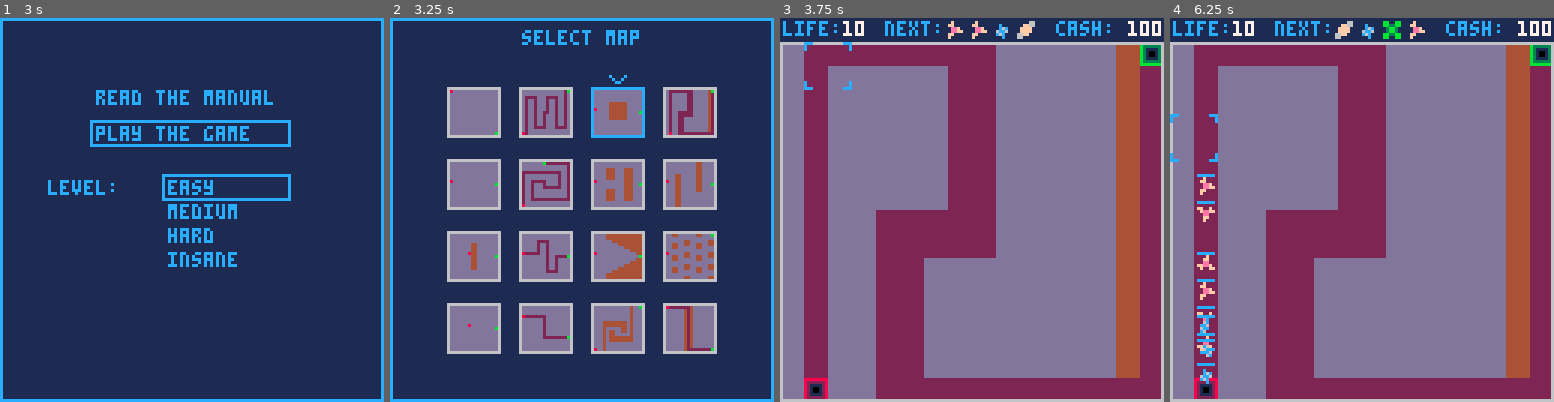
Above: before the commit, frames 1-4 (left to right).
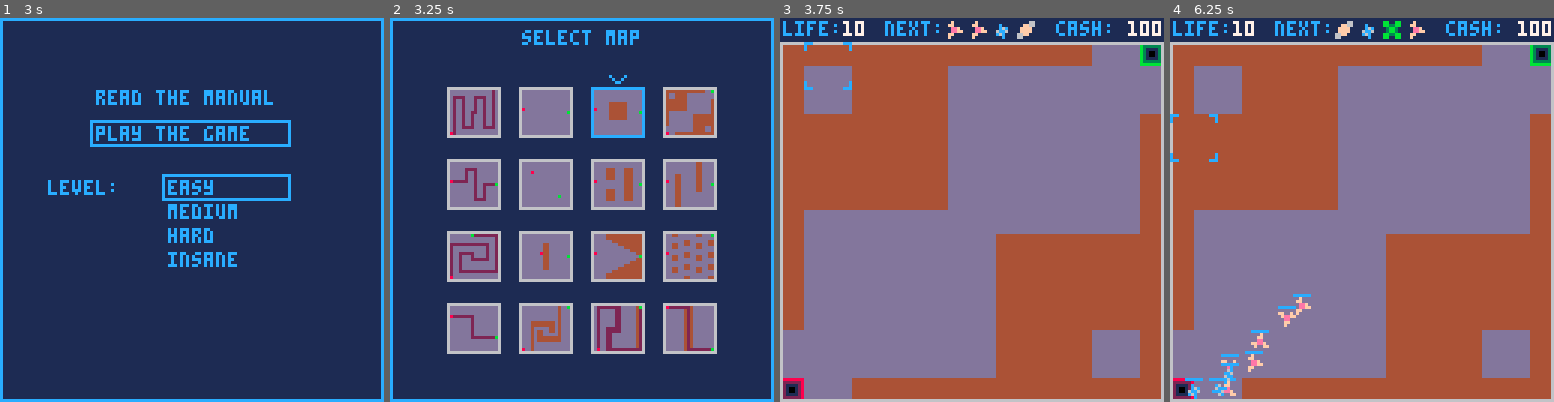
Above: after the commit, the same moments.

Repository: langchr86/pico-bubble-towers
Game: PICO-8 cartridge bubble-towers.p8
Two runs of this game, one before a commit and one after it. Both use one fixed random seed, a clock stepped at 60 frames per second and the inputs below.
Inputs:
- Up to frame 1 (3 s): tap O (Z key) at 0.33, 0.7, 1.43, 2.22 s; tap X (X key) at 1.07, 2.07, 2.4, 2.73 s; hold Left 1.97-2.37 s; hold Down 2.42-2.82 s; hold Right from 2.87 s (still down)
- Up to frame 2 (3.25 s): keep holding Right; tap X (X key) at 3.07 s; tap O (Z key) at 3.1 s
- Up to frame 3 (3.75 s): tap X (X key) at 3.4, 3.73 s; release Right at 3.53 s; hold Up from 3.58 s (still down)
- Up to frame 4 (6.25 s): tap O (Z key) at 3.98, 4.87, 5.75 s; tap X (X key) every 0.33 s from 4.07 to 6.07 s; release Up at 4.08 s; hold Right 4.13-4.53 s; hold Down 4.58-5.08 s; hold Left 5.13-5.8 s; hold Up 5.85-6.18 s; hold Left from 6.23 s (still down)

Frame 1 is identical in both runs. In frame 2, 4.9% of the frame differs, in the area x 15-85%, y 18-87%; in frame 3, 61%; in frame 4, 61%, in the area x 0-100%, y 7-100%.

Commit message:
reorganize levels to start with a "path" level and optimize some others

Diff:
--- a/bubble-towers.p8
+++ b/bubble-towers.p8
@@ -300,84 +300,84 @@
 0000000000000000000000000000000000000000000000000000000000000000000000000000000000000000000000000000000000000000000000000000000000000000000000000000000000000000000000000000000000000000000000000000000000000000000000000000000000000000000000000000000000000000
 __map__
 0101010101010101010101010101010101010101010101010101010101010101010101010101010101010101010101010101010101010101010101010101010101010101010101010101010101010101010101010101010101010101010101010101010101010101010101010101010101010101010101010101010101010101
-1103030303030303030303030303030303030303030303030303030303030412030303030303030303030303030303030304040404040404040303030303021203030303030303030303030303030303030303030303031204040404040404040303030303030303030303030303030303030303030303030303020203030303
-0303030303030303030303030303030303030303030303030303030303030403030303030303030303030303030303030304030303030304040303030303020403030303030303030303030303030303030303030303030303030303030303040303030303030303030303030303030303030303030303030303020203030303
-0303030303030303030303030303030303040404040303030404040403030403030303030303030303030303030303030304030303030304040303030303020403030303030303030303030303030303030303030303030303030303030303040303030302020203030302020203030303030303030303030303020203030303
-0303030303030303030303030303030303040303040303030403030403030403030303030303030303030303030303030304030303030304040303030303020403030303030303030303030303030303040404040404040404040404040303040303030302020203030302020203030303030303030303030303020203030303
-0303030303030303030303030303030303040303040303030403030403030403030303030302020202020203030303030304030303030304040303030303020403030303030303030303030303030303040303030303030303030303040303040303030302020203030302020203030303030302020303030303020203030303
-0303030303030303030303030303030303040303040303030403030403030403030303030302020202020203030303030304030303030304040303030303020403030303030303030303030303030303040303030303030303030303040303040303030302020203030302020203030303030302020303030303020203030303
-0303030303030303030303030303030303040303040303030403030403030403110303030302020202020203030303030304030303030304040303030303020411030303030303030303030303030303040303040404040403030303040303041103030303030303030302020203030311030302020303030303020203030303
-0303030303030303030303030303030303040303040303040403030403030403030303030302020202020203030303120304030304040404040303030303020403030303030303030303030303030312040303040303030403030303040303040303030303030303030302020203031203030302020303030303020203030312
-0303030303030303030303030303030303040303040303040303030403030403030303030302020202020203030303030304030304040404040303030303020403030303030303030303030303030303040303040303030404040404040303040303030303030303030302020203030303030302020303030303020203030303
-0303030303030303030303030303030303040303040303040303030403030403030303030302020202020203030303030304030304040303030303030303020403030303030303030303030303030303040303040303030303030303030303040303030302020203030302020203030303030302020303030303020203030303
-0303030303030303030303030303030303040303040303040303030403030403030303030303030303030303030303030304030304040303030303030303020403030303030303030303030303030303040303040303030303030303030303040303030302020203030302020203030303030302020303030303030303030303
-0303030303030303030303030303030303040303040303040303030403030403030303030303030303030303030303030304030304040303030303030303020403030303030303030303030303030303040303040303030303030303030303040303030302020203030302020203030303030302020303030303030303030303
-0303030303030303030303030303030303040303040404040303030404040403030303030303030303030303030303030304030304040303030303030303020403030303030303030303030303030303040303040404040404040404040404040303030302020203030302020203030303030302020303030303030303030303
-0303030303030303030303030303030303040303030303030303030303030303030303030303030303030303030303030304030304040303030303030303020403030303030303030303030303030303040303030303030303030303030303030303030303030303030303030303030303030302020303030303030303030303
-0303030303030303030303030303031211040303030303030303030303030303030303030303030303030303030303030311030304040404040404040404040403030303030303030303030303030303110303030303030303030303030303030303030303030303030303030303030303030302020303030303030303030303
+0303030303030303030303030303040303030303030303030303030303030303030303030303030303030303030303030202020202020202020202020203031203030303030303030303030303030303030303030303030303030303030303030303030303030303030303030303030303030303030303030303020203030303
+0303030303030303030303030303040303030303030303030303030303030303030303030303030303030303030303030203030202020203030303030303030303030303030303030303030303030303030303030303030303030303030303030303030303030303030303030303030303030303030303030303020203030303
+0304040404030303040404040303040303030303030303030303030303030303030303030303030303030303030303030203030202020203030303030303030303030303030404040403030303030303030303030303030303030303030303030303030302020203030302020203030303030303030303030303020203030303
+0304030304030303040303040303040303030303030303030303030303030303030303030303030303030303030303030202020202020203030303030303030203030303030403030403030303030303030303110303030303030303030303030303030302020203030302020203030303030303030303030303020203030303
+0304030304030303040303040303040303030303030303030303030303030303030303030302020202020203030303030202020202020203030303030303030203030303030403030403030303030303030303030303030303030303030303030303030302020203030302020203030303030302020303030303020203030303
+0304030304030303040303040303040303030303030303030303030303030303030303030302020202020203030303030202020202020203030303030303030203030303030403030403030303030303030303030303030303030303030303030303030302020203030302020203030303030302020303030303020203030303
+0304030304030303040303040303040311030303030303030303030303030303110303030302020202020203030303030202020202020203030303030303030211040404040403030403030303030303030303030303030303030303030303031103030303030303030302020203030311030302020303030303020203030303
+0304030304030304040303040303040303030303030303030303030303030312030303030302020202020203030303120203030303030303030303030303030203030303030303030403030404040412030303030303030303030303030303030303030303030303030302020203031203030302020303030303020203030312
+0304030304030304030303040303040303030303030303030303030303030303030303030302020202020203030303030203030303030303030202020202020203030303030303030403030403030303030303030303030303030303030303030303030303030303030302020203030303030302020303030303020203030303
+0304030304030304030303040303040303030303030303030303030303030303030303030302020202020203030303030203030303030303030202020202020203030303030303030403030403030303030303030303030303030303030303030303030302020203030302020203030303030302020303030303020203030303
+0304030304030304030303040303040303030303030303030303030303030303030303030303030303030303030303030203030303030303030202020202020203030303030303030403030403030303030303030303030303030303030303030303030302020203030302020203030303030302020303030303030303030303
+0304030304030304030303040303040303030303030303030303030303030303030303030303030303030303030303030203030303030303030202020202020203030303030303030403030403030303030303030303030303030303120303030303030302020203030302020203030303030302020303030303030303030303
+0304030304040404030303040404040303030303030303030303030303030303030303030303030303030303030303030303030303030303030202020203030203030303030303030404040403030303030303030303030303030303030303030303030302020203030302020203030303030302020303030303030303030303
+0304030303030303030303030303030303030303030303030303030303030303030303030303030303030303030303030303030303030303030202020203030203030303030303030303030303030303030303030303030303030303030303030303030303030303030303030303030303030302020303030303030303030303
+1104030303030303030303030303030303030303030303030303030303030303030303030303030303030303030303031103030202020202020202020202020203030303030303030303030303030303030303030303030303030303030303030303030303030303030303030303030303030302020303030303030303030303
 0101010101010101010101010101010101010101010101010101010101010101010101010101010101010101010101010101010101010101010101010101010101010101010101010101010101010101010101010101010101010101010101010101010101010101010101010101010101010101010101010101010101010101
-0303030303030303030303030303030303030303030303030303030303030303030303030202020202020202020202020303020203030303030302020303031203030303030303030303030303030303030303030303030303030303030303030303030303030303030303030203031211040404040404040203030303030303
-0303030303030303030303030303030303030303030303030303030303030303030303030202020202020202020202020303030303030303030303030303030303030303030303030303030303030303030303030303030303030303030303030303030303030303030303030203030303030303030302040203030303030303
-0303030303030303030303030303030303030303030404040403030303030303030303030303020202020202020202020303030303030202030303030303020203030303030303030303030303030303030303030303030303030303030303030303030303030303030303030203030303030303030302040203030303030303
-0303030303030302020303030303030303030303030403030403030303030303030303030303030302020202020202020303020203030202030302020303020203030303030303030303030303030303110404040404040403030303030303030303030303030303030303030203030303030303030302040203030303030303
-0303030303030302020303030303030303030303030403030403030303030303030303030303030303030202020202020303020203030303030302020303030303030303030303030303030303030303030303030303030403030303030303030303030303030303030303030203030303030303030302040203030303030303
-0303030303030302020303030303030303030303030403030403030303030303030303030303030303030303020202020303030303030303030303030303030303030303030303030303030303030303030303030303030403030303030303030303030202020202020202030203030303030303030302040203030303030303
-0303030303031102020303030303030311040404040403030403030303030303110303030303030303030303030302021103030303030202030303030303020203030303030311030303030303030303030303030303030403030303030303030303030202020202020202030203030303030303030302040203030303030303
-0303030303030302020303030303031203030303030303030403030404040412030303030303030303030303030303120303020203030202030302020303020203030303030303030303030303030312030303030303030403030303030303030303030203030303030202030203030303030303030302040203030303030303
-0303030303030302020303030303030303030303030303030403030403030303030303030303030303030303030302020303020203030303030302020303030303030303030303030303030303030303030303030303030403030303030303030303030203020203030202030203030303030303030302040203030303030303
-0303030303030302020303030303030303030303030303030403030403030303030303030303030303030303020202020303030303030303030303030303030303030303030303030303030303030303030303030303030403030303030303030303030203020203030303030203030303030303030302040203030303030303
-0303030303030302020303030303030303030303030303030403030403030303030303030303030303030202020202020303030303030202030303030303020203030303030303030303030303030303030303030303030404040404040404120303030203020202020202020203030303030303030302040203030303030303
-0303030303030302020303030303030303030303030303030403030403030303030303030303030302020202020202020303020203030202030302020303020203030303030303030303030303030303030303030303030303030303030303030303030203020202020202020203030303030303030302040203030303030303
-0303030303030303030303030303030303030303030303030404040403030303030303030303020202020202020202020303020203030303030302020303030303030303030303030303030303030303030303030303030303030303030303030303030203030303030303030303030303030303030302040203030303030303
-0303030303030303030303030303030303030303030303030303030303030303030303030202020202020202020202020303030303030303030303030303030303030303030303030303030303030303030303030303030303030303030303030303030203030303030303030303030303030303030302040203030303030303
-0303030303030303030303030303030303030303030303030303030303030303030303030202020202020202020202020303030303030202030303030303020203030303030303030303030303030303030303030303030303030303030303031103030203030303030303030303030303030303030302040404040404040412
-…(50 lines of a section not shown)…
+0303030303030312040404040404040403030303030303030303030303030303030303030202020202020202020202020303020203030303030302020303031203030303030303030303030303030303030303030303030303030303020303120304040404040404040303030303021211040404040404040203030303030303
+0303030303030303030303030303030403030303030303030303030303030303030303030202020202020202020202020303030303030303030303030303030303030303030303030303030303030303030303030303030303030303020303030304030303030304040303030303020403030303030302040203030303030303
+0303030303030303030303030303030403030303030303030303030303030303030303030303020202020202020202020303030303030202030303030303020203030303030303030303030303030303030303030303030303030303020303030304030303030304040303030303020403030303030302040203030303030303
+0404040404040404040404040403030403030303030303020203030303030303030303030303030302020202020202020303020203030202030302020303020211040404040404040303030303030303030303030303030303030303020303030304030303030304040303030303020403030303030302040203030303030303
+0403030303030303030303030403030403030303030303020203030303030303030303030303030303030202020202020303020203030303030302020303030303030303030303040303030303030303030303030303030303030303020303030304030303030304040303030303020403030303030302040203030303030303
+0403030303030303030303030403030403030303030303020203030303030303030303030303030303030303020202020303030303030303030303030303030303030303030303040303030303030303030303020202020202020203020303030304030303030304040303030303020403030303030302040203030303030303
+0403030404040404030303030403030403030303030311020203030303030303110303030303030303030303030302021103030303030202030303030303020203030303030303040303030303030303030303020202020202020203020303030304030303030304040303030303020403030303030302040203030303030303
+0403030403030304030303030403030403030303030303020203030303030312030303030303030303030303030303120303020203030202030302020303020203030303030303040303030303030303030303020303030303020203020303030304030304040404040303030303020403030303030302040203030303030303
+0403030403030304040404040403030403030303030303020203030303030303030303030303030303030303030302020303020203030303030302020303030303030303030303040303030303030303030303020302020303020203020303030304030304040404040303030303020403030303030302040203030303030303
+0403030403030303030303030303030403030303030303020203030303030303030303030303030303030303020202020303030303030303030303030303030303030303030303040303030303030303030303020302020303030303020303030304030304040303030303030303020403030303030302040203030303030303
+0403030403030303030303030303030403030303030303020203030303030303030303030303030303030202020202020303030303030202030303030303020203030303030303040404040404040412030303020302020202020202020303030304030304040303030303030303020403030303030302040203030303030303
+0403030403030303030303030303030403030303030303020203030303030303030303030303030302020202020202020303020203030202030302020303020203030303030303030303030303030303030303020302020202020202020303030304030304040303030303030303020403030303030302040203030303030303
+0403030404040404040404040404040403030303030303030303030303030303030303030303020202020202020202020303020203030303030302020303030303030303030303030303030303030303030303020303030303030303030303030304030304040303030303030303020403030303030302040203030303030303
+0403030303030303030303030303030303030303030303030303030303030303030303030202020202020202020202020303030303030303030303030303030303030303030303030303030303030303030303020303030303030303030303030304030304040303030303030303020403030303030302040203030303030303
+1103030303030303030303030303030303030303030303030303030303030303030303030202020202020202020202020303030303030202030303030303020203030303030303030303030303030303110303020303030303030303030303030311030304040404040404040404040403030303030302040404040404040412
+…(50 lines of a section not shown)…
